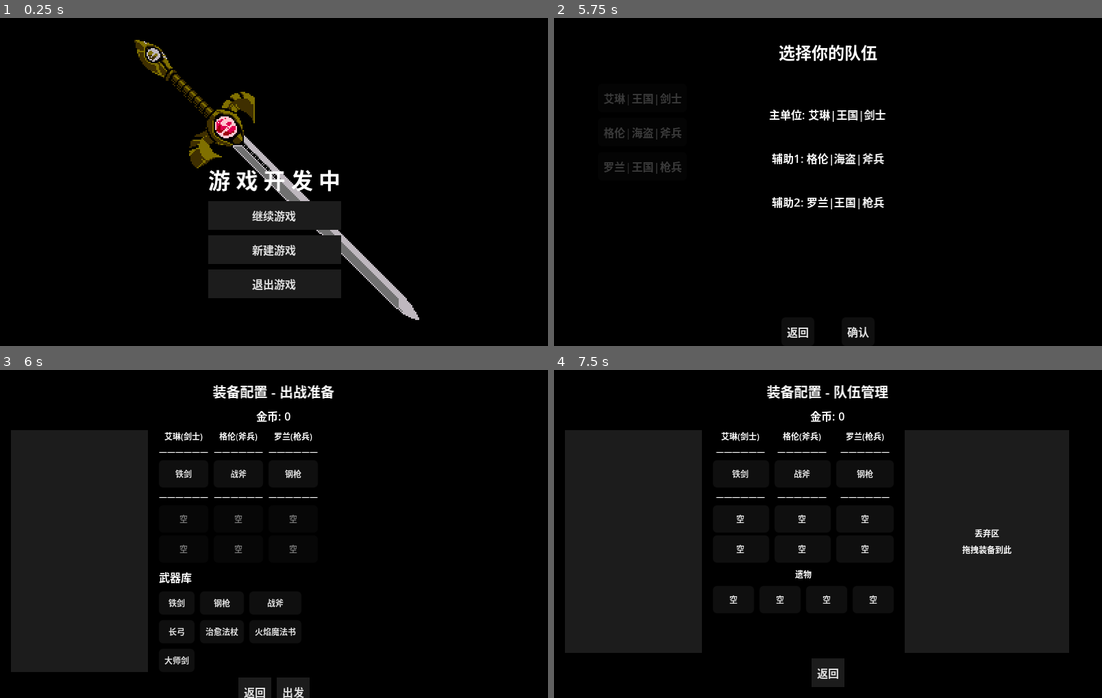
Above: before the commit, frames 1-4 (two rows, left to right).
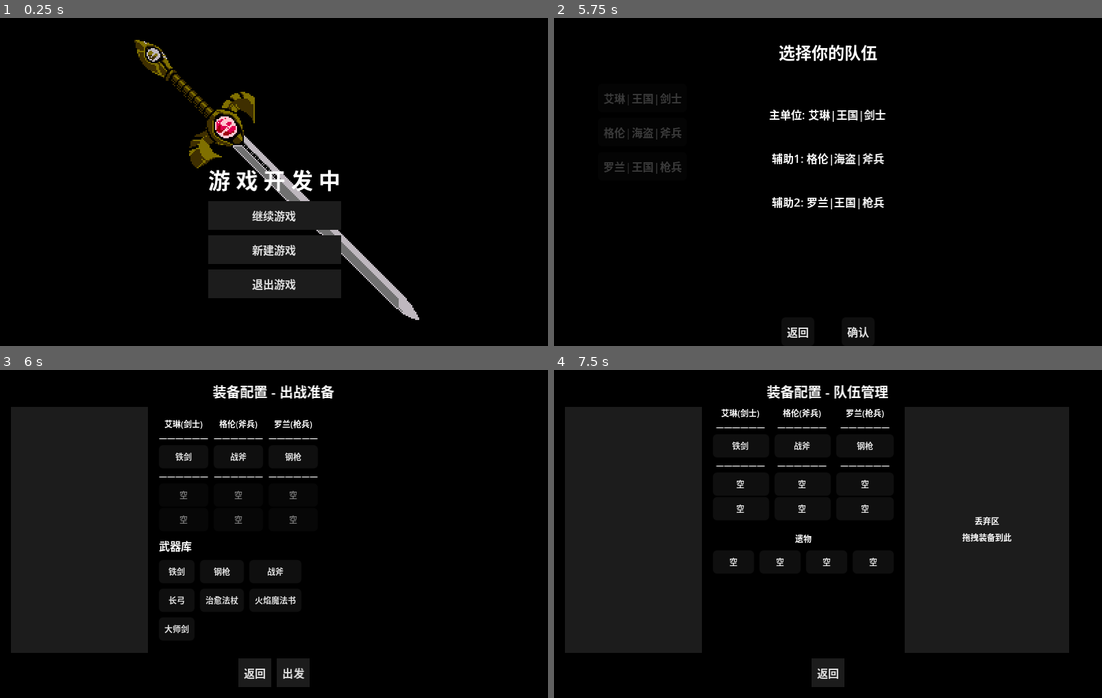
Above: after the commit, the same moments.

Repository: ZhuXilin/Dev_Project_260730
Game: Godot game, scene res://content/scenes/ui/MainMenu.tscn
The game is run twice, just before and just after one commit, with the same random seed, the same clock (stepped at 60 frames per second) and the same inputs. Sound files missing from this copy of the repository are replaced by a short silence.
Inputs:
- Up to frame 1 (0.25 s): no input
- Up to frame 2 (5.75 s): click "继续游戏" at 0.5 s; click "新建游戏" at 1.25 s; click "新游戏" at 2 s; click "出战" at 2.75 s; click "艾琳|王国|剑士" at 3.5 s; click "格伦|海盗|斧兵" at 4.25 s; click "罗兰|王国|枪兵" at 5 s
- Up to frame 3 (6 s): click "确认" at 5.75 s
- Up to frame 4 (7.5 s): click "出发" at 6.5 s; click "装备配置" at 7.25 s

Frames 1-2 are identical in both runs. In frame 3, 7.1% of the frame differs, in the area x 2-58%, y 11-100%; in frame 4, 6.5%.

Commit message:
Tweak unit equip grid function

Diff:
--- a/content/scenes/ui/RewardSummaryUI.tscn
+++ b/content/scenes/ui/RewardSummaryUI.tscn
@@ -78,6 +78,7 @@
 layout_mode = 2
 size_flags_vertical = 3
 theme_override_constants/separation = 2
+alignment = 1
 
 [node name="Separator3" type="HSeparator" parent="Panel/VBoxContainer" unique_id=22023167]
 layout_mode = 2
--- a/function/global/GameState.gd
+++ b/function/global/GameState.gd
@@ -161,7 +161,9 @@
 	for unit_data in party:
 		unit_data.armor_slots.append(null)
 		unit_data.max_armor_slots += 1
-	print("每天结束：soul=", soul, " temp_soul 已清零，槽位增加")
+		# ---- 打印验证 ----
+		print("finish_day: 单位 ", unit_data.unit_name, " 当前槽位数: ", unit_data.armor_slots.size(), " max_armor_slots: ", unit_data.max_armor_slots)
+	print("每天结束：soul=", soul, " temp_soul 已清零")
 
 func abandon_and_return_to_camp():
 	finish_day()
--- a/function/global/SaveManager.gd
+++ b/function/global/SaveManager.gd
@@ -156,6 +156,8 @@
 		}
 		for slot in unit_data.armor_slots:
 			equip_dict["armor_slots"].append(slot.item_id if slot else "")
+		# ---- 打印验证 ----
+		print("保存存档: 单位 ", unit_data.unit_name, " armor_slots 数量: ", unit_data.armor_slots.size(), " max_armor_slots: ", unit_data.max_armor_slots)
 		save.party_equipment.append(equip_dict)
 
 	# ---- 全局遗物（获得列表） ----
@@ -250,6 +252,8 @@
 				else:
 					data.armor_slots.append(null)
 			data.max_armor_slots = equip_dict.get("max_armor_slots", 2)
+			# ---- 打印验证 ----
+			print("加载存档: 单位 ", data.unit_name, " armor_slots 数量: ", data.armor_slots.size(), " max_armor_slots: ", data.max_armor_slots)
 
 		# 兼容旧存档：如果存档有 inventory 且没有武器，尝试从 inventory 恢复武器
 		if not data.weapon_slot and dict.has("inventory"):
--- a/function/script/EquipmentConfig.gd
+++ b/function/script/EquipmentConfig.gd
@@ -48,12 +48,12 @@
 	target_slot = slot
 	current_mode = mode
 
-	# ---- SHOP 模式特殊处理 ----
+	# ---- SHOP 模式特殊处理：强制刷新商品 ----
 	if mode == Mode.SHOP:
-		if ShopManager.get_shop_items().is_empty():
-			ShopManager.generate_shop_items()
-			ShopManager.reset_count = 0
-			ShopManager.shop_updated.connect(_on_shop_updated)
+		# 强制生成新商品，重置重置计数
+		ShopManager.generate_shop_items()
+		ShopManager.reset_count = 0
+		ShopManager.shop_updated.connect(_on_shop_updated)
 
 	_copy_party_data()
 
@@ -136,6 +136,7 @@
 		print("错误：mode_label 为 null")
 		return
 
+	# ---- 更新金币显示（但仅当 visible 为 true 时生效） ----
 	_update_gold_display()
 
 	# 默认隐藏所有容器
@@ -160,6 +161,7 @@
 			confirm_btn.text = "出发"
 			library_container.visible = true
 			right_container.visible = false
+			gold_label.visible = false   # 隐藏金币
 
 		Mode.MAP:
 			mode_label.text = "装备配置 - 队伍管理"
@@ -169,8 +171,9 @@
 			relic_container.visible = true
 			right_container.visible = true
 			discard_zone.visible = true
+			gold_label.visible = false   # 隐藏金币
 			if left_column:
-				left_column.size_flags_vertical = Control.SIZE_EXPAND_FILL   # 关键：左列填充高度
+				left_column.size_flags_vertical = Control.SIZE_EXPAND_FILL
 
 		Mode.SHOP:
 			mode_label.text = "商店"
@@ -184,8 +187,9 @@
 			reset_btn.visible = true
 			reset_btn.text = "重置商店 (" + str(ShopManager.get_reset_cost()) + "G)"
 			_build_shop_items()
+			gold_label.visible = true    # 显示金币（商店需要）
 			if left_column:
-				left_column.size_flags_vertical = Control.SIZE_EXPAND_FILL   # 关键：左列填充高度
+				left_column.size_flags_vertical = Control.SIZE_EXPAND_FILL
 
 	close_btn.add_theme_font_size_override("font_size", 8)
 	confirm_btn.add_theme_font_size_override("font_size", 8)
@@ -221,7 +225,7 @@
 		var col = VBoxContainer.new()
 		col.size_flags_horizontal = Control.SIZE_EXPAND_FILL
 		col.size_flags_vertical = Control.SIZE_EXPAND_FILL
-		col.add_theme_constant_override("separation", 2)
+		col.add_theme_constant_override("separation", 1)
 		var unit = party[i]
 
 		# ---- 单位名称 ----
@@ -265,7 +269,7 @@
 	var btn = Button.new()
 	btn.size_flags_horizontal = Control.SIZE_EXPAND_FILL
 	btn.add_theme_font_size_override("font_size", 6)
-	btn.custom_minimum_size = Vector2(30, 20)
+	btn.custom_minimum_size = Vector2(30, 14)
 
 	if inst:
 		btn.text = _get_item_name(inst)
@@ -336,7 +340,7 @@
 	for i in range(4):
 		var relic = relics[i]
 		var btn = Button.new()
-		btn.custom_minimum_size = Vector2(30, 20)
+		btn.custom_minimum_size = Vector2(30, 14)
 		btn.add_theme_font_size_override("font_size", 6)
 		btn.size_flags_horizontal = Control.SIZE_EXPAND_FILL
 		btn.focus_mode = Control.FOCUS_NONE
--- a/function/script/MapScene.gd
+++ b/function/script/MapScene.gd
@@ -64,6 +64,7 @@
 		var has_next = LevelManager.advance_day()
 		print("advance_day 返回：", has_next)
 		if not has_next:
+			# 三天完成，合并资源并重置
 			GameState.finish_cycle()
 			GameState.reset_for_new_cycle()
 			GameState.interrupt_state = 1
@@ -80,6 +81,10 @@
 			return
 		current_day = LevelManager.current_day + 1
 		GameState.current_day = current_day
+
+		# ---- ★★★ 关键修复：调用 finish_day() 增加防具槽并合并魂 ★★★ ----
+		GameState.finish_day()
+
 		level_list = LevelManager.get_current_day_levels()
 		print("新的一天，当前 day=", current_day, " 关卡数：", level_list.size())
 		generate_map(current_day)
